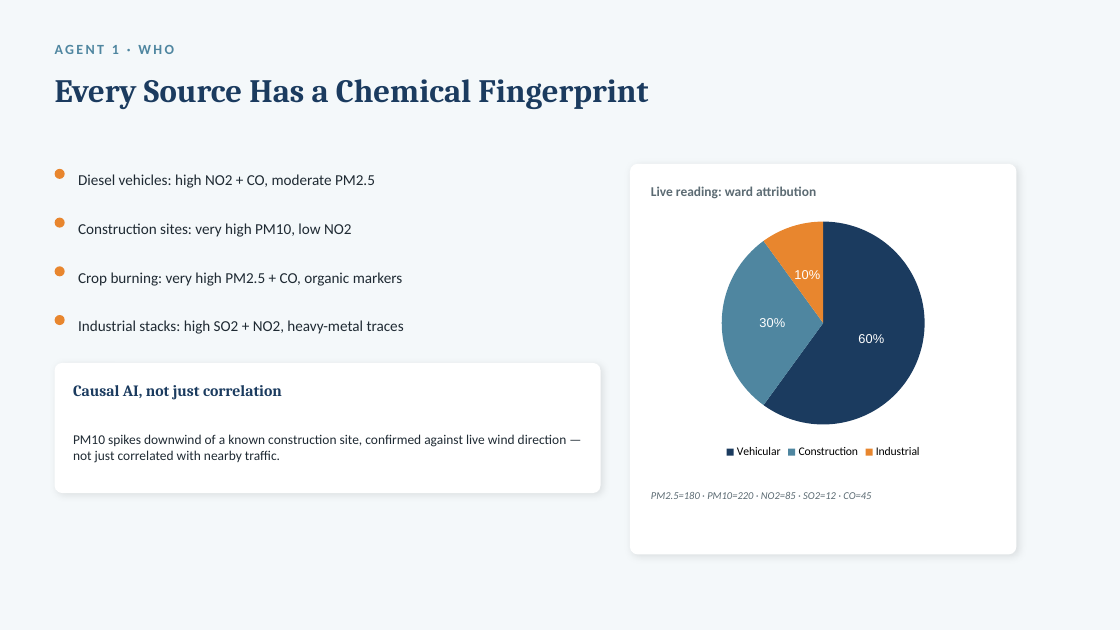
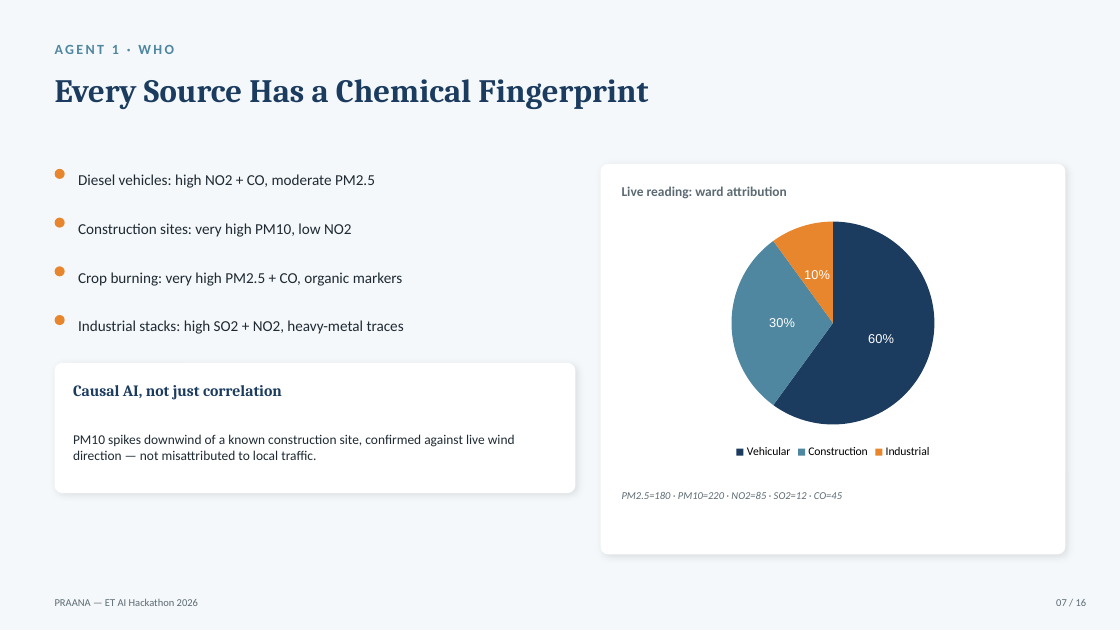
Before and after one commit to Aaditee13/praana-air-quality-intelligence, a slide deck: slide 7 of docs/PRAANA_Pitch_Deck.pptx. Drawn at 1120x630 pixels with LibreOffice and Linux fonts; fonts in the diff are those of the drawing. Boxes give left, top, right and bottom in pixels: in the first picture for what was removed or moved away, otherwise in the second. Text is boxed around its words. In the diff, an @@ line names an element or a change of style, - is before the commit and + after.

Commit message:
Fix attribute_sources_with_wind, update styling, OSM User-Agent fix

```diff
--- a/docs/PRAANA_Pitch_Deck.pptx
+++ b/docs/PRAANA_Pitch_Deck.pptx
@@ rounded rectangle: place and size @@
-rounded rectangle at [630,164,1017,555]
+rounded rectangle at [601,164,1065,555]
@@ rounded rectangle at [601,164,1065,555]: proportions changed @@
@@ text "Live reading: ward attribution": place and size @@
-text "Live reading: ward attribution" at [651,186,816,199]
+text "Live reading: ward attribution" at [622,186,787,198]
@@ pie chart: place and size @@
-pie chart at [660,210,987,462]
+pie chart at [630,210,1036,462]
@@ rounded rectangle: place and size @@
-rounded rectangle at [55,363,601,493]
+rounded rectangle at [55,363,576,493]
@@ text at [73,434,515,460]: text changed @@
-PM10 spikes downwind of a known construction site, confirmed against live wind direction — not just correlated with nearby traffic.
+PM10 spikes downwind of a known construction site, confirmed against live wind direction — not misattributed to local traffic.
@@ text "PM2.5=180 · PM10=220 · NO2=85 ...": place and size @@
-text "PM2.5=180 · PM10=220 · NO2=85 ..." at [651,492,871,499]
+text "PM2.5=180 · PM10=220 · NO2=85 ..." at [622,492,842,499]
@@ text added at [55,599,198,606], 9 pt, text #5C6B73 @@
+PRAANA — ET AI Hackathon 2026
@@ text added at [1056,599,1087,606], 9 pt, text #5C6B73 @@
+07 / 16
```
Also in this commit, not shown: 15 other slides changed, 5 other files.
